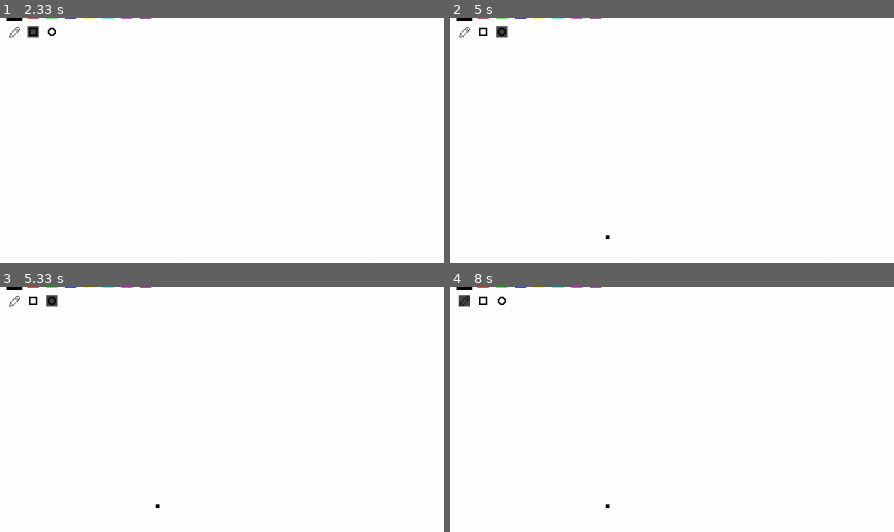
Above: before the commit, frames 1-4 (two rows, left to right).
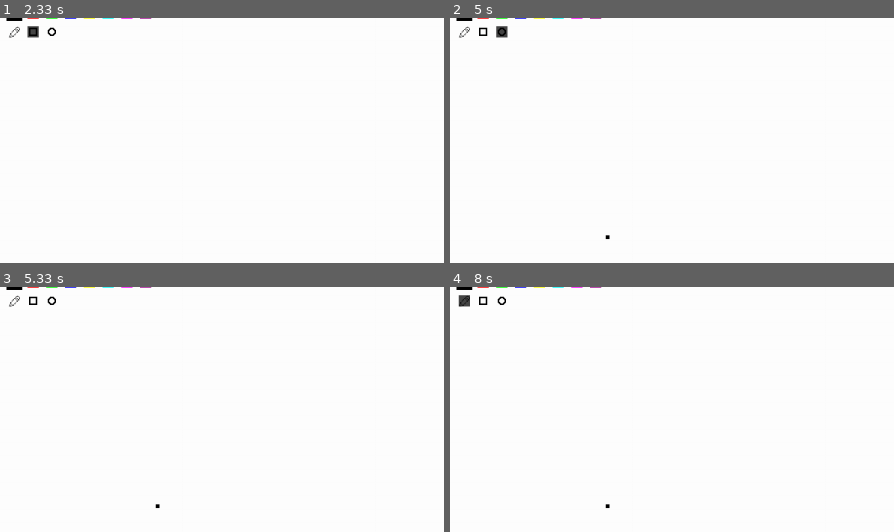
Above: after the commit, the same moments.

Repository: simplycode07/Paint-app-with-pygame
Game: pygame game, started from main.py
The game is run twice, just before and just after one commit, with the same random seed, the same clock (stepped at 60 frames per second) and the same inputs.
Inputs (mouse positions are % of the whole screen's width and height, from its top left):
- Up to frame 1 (2.33 s): click (49, 65) at 0.38 s; tap 2 at 0.67 s; click (outside the picture) at 1.05 s
- Up to frame 2 (5 s): tap 1 at 2.33 s; click (70, 55) at 2.72 s; click (81, 62) at 3.05 s; click (18, 48) at 3.38 s; click (72, 33) at 3.72 s; hold 3 4-4.3 s; click (21, 79) at 4.08 s
- Up to frame 3 (5.33 s): tap 4 at 5.17 s
- Up to frame 4 (8 s): tap 3 at 6.57 s; tap 1 at 7.8 s
The pictures show only the part of the screen within x 0-50%, y 4-54%; the shares and areas given below are measured in that part.

Frames 1-2 are identical in both runs. In frame 3, 0.1% of the frame differs, in the area x 10-14%, y 3-9%; in frame 4, nothing differs.

Commit message:
modified tools

Diff:
--- a/main.py
+++ b/main.py
@@ -20,7 +20,7 @@
 
 mouse_state = (0, 0, 0)
 
-tool_shortcuts = [pygame.K_1, pygame.K_2, pygame.K_3]
+tool_shortcuts = [pygame.K_1, pygame.K_2, pygame.K_3, pygame.K_4]
 
 while running:
     redraw_ui = False
--- a/src/canvas.py
+++ b/src/canvas.py
@@ -1,10 +1,8 @@
 import pygame
-from . import settings, colors
-from math import atan, sin, sqrt
+from . import colors
 from datetime import datetime
 
-drawing_area = pygame.Surface((settings.resolution[0], settings.resolution[1] - settings.ui_height))
-drawing_area.fill(colors["white"])
+from .tools import drawing_area, Pen, Rect, Circle
 
 def save_image():
     date = datetime.now().strftime('%Y-%m-%d %H-%M-%S')
@@ -66,142 +64,3 @@
             return self.tools[tool_id].image[1]
         else:
             return self.tools[tool_id].image[0]
-
-class Pen:
-    def __init__(self, color, size) -> None:
-        self.color = color
-        self.size = size
-        self.positions = []
-
-        self.image = [pygame.image.load("img/pen.png"), pygame.image.load("img/pen_selected.png")]
-
-    def add(self, pos, color=None):
-        if not color: color = self.color
-
-        self.positions.append((pos, color))
-
-    def refresh(self):
-        if len(self.positions) == 1:
-            # self.positions is list of tuple(list, tuple)
-            #                                [x, y], color
-            rect_x = self.positions[0][0][0] - self.size//2
-            rect_y = self.positions[0][0][1] - self.size//2
-
-            pygame.draw.rect(drawing_area, self.positions[0][1], pygame.Rect(rect_x, rect_y, self.size, self.size))
-
-        while len(self.positions) > 1:
-            dy = self.positions[0][0][1] - self.positions[1][0][1]
-            dx = self.positions[0][0][0] - self.positions[1][0][0]
-
-            if abs(dx) > self.size/2 or abs(dy) > self.size/2:
-                angle = atan(dy/dx) if dx else 0
-                # i wanted the size to vary between 1 and √2 from 0° to 45°
-                # i need a better method for this, lerp maybe?
-                adjusted_size = self.size * (1 + abs((sqrt(2)-1) * sin(2.0*angle)))
-
-                pygame.draw.line(drawing_area, self.positions[0][1], self.positions[0][0], self.positions[1][0], int(adjusted_size))
-
-            # this is to remove noise like texture in small lines
-            else:
-                rect_x = self.positions[0][0][0] - self.size//2
-                rect_y = self.positions[0][0][1] - self.size//2
-                pygame.draw.rect(drawing_area, self.positions[0][1], pygame.Rect(rect_x, rect_y, self.size, self.size))
-
-            self.positions.pop(0)
-        return drawing_area
-
-class Rect:
-    def __init__(self, color, size) -> None:
-        self.color = color
-        self.size = size
-
-        self.image = [pygame.image.load("img/rect.png"), pygame.image.load("img/rect_selected.png")]
-
-        self.positions = []
-
-        self.old_drawing_area = pygame.Surface(drawing_area.get_size())
-
-    # this will render the rect but without actually changing the drawing_area
-    def show(self, pos):
-        # first time rectangle is rendered
-        if len(self.positions) == 1 and self.positions[0] != pos:
-            # create copy of original drawing area
-            self.old_drawing_area.blit(drawing_area, (0, 0))
-            self.positions.append(pos)
-
-        # replace second position if it exists
-        elif len(self.positions) == 2:
-            # restore drawing_area from the copy we created
-            drawing_area.blit(self.old_drawing_area, (0, 0))
-            self.positions[1] = pos
-
-        # exit if there is only 1 element in self.positions
-        # or position has not changed
-        else: return
-
-        rect = pygame.Rect(*self.change_form(*self.positions))
-        pygame.draw.rect(drawing_area, self.color, rect, self.size)
-
-    def draw(self):
-        self.positions = []
-        self.old_drawing_area.blit(drawing_area, (0, 0))
-
-    def change_form(self, point1, point2):
-        # first_corner --> (a,b)
-        # second_corner --> (c,d)
-        # third_corner = (first_corner[0], second_corner[1]) -->(a,d)
-        # fourth_corner = (second_corner[0], first_corner[1]) -->(c,b)
-
-        # note: first and second corners are diagonally opposite and so are third and fourth corners
-        #did this because as from above the x value for all corners can either be a or c
-        left_x = min(point1[0], point2[0])
-
-        #similarly y values can either be b or d, so the left_top corner can be decided by taking least of a,b and c,d
-        top_y = min(point1[1], point2[1])
-
-        width = abs(point1[0] - point2[0])
-        height = abs(point1[1] - point2[1])
-
-        return (left_x, top_y, width, height)
-
-
-class Circle:
-    def __init__(self, color, size) -> None:
-        self.color = color
-        self.size = size
-
-        self.image = [pygame.image.load("img/circle.png"), pygame.image.load("img/circle_selected.png")]
-
-        self.positions = []
-
-        self.old_drawing_area = pygame.Surface(drawing_area.get_size())
-
-    def show(self, pos):
-        # first time rectangle is rendered
-        if len(self.positions) == 1 and self.positions[0] != pos:
-            # create copy of original drawing area
-            self.old_drawing_area.blit(drawing_area, (0, 0))
-            self.positions.append(pos)
-
-        # replace second position if it exists
-        elif len(self.positions) == 2:
-            # restore drawing_area from the copy we created
-            drawing_area.blit(self.old_drawing_area, (0, 0))
-            self.positions[1] = pos
-
-        # exit if there is only 1 element in self.positions
-        # or position has not changed
-        else: return
-
-        center, radius = self.change_form(*self.positions)
-        pygame.draw.circle(drawing_area, self.color, center, radius, self.size)
-
-    def draw(self):
-        self.positions = []
-        self.old_drawing_area.blit(drawing_area, (0, 0))
-
-    def change_form(self, point1, point2):
-        center = (((point1[0]+point2[0])//2), ((point1[1]+point2[1])//2))#mid point formula basic shit
-        radius = sqrt((center[0]-point1[0])**2 + (center[1]-point1[1])**2) # distance formula(pythagoras)
-
-        return center, radius
--- /dev/null
+++ b/src/tools.py
@@ -0,0 +1,145 @@
+import pygame
+from math import atan, sqrt, sin
+from . import settings, colors
+
+drawing_area = pygame.Surface((settings.resolution[0], settings.resolution[1] - settings.ui_height))
+drawing_area.fill(colors["white"])
+
+class Pen:
+    def __init__(self, color, size) -> None:
+        self.color = color
+        self.size = size
+        self.positions = []
+
+        self.image = [pygame.image.load("img/pen.png"), pygame.image.load("img/pen_selected.png")]
+
+    def add(self, pos, color=None):
+        if not color: color = self.color
+
+        self.positions.append((pos, color))
+
+    def refresh(self):
+        if len(self.positions) == 1:
+            # self.positions is list of tuple(list, tuple)
+            #                                [x, y], color
+            rect_x = self.positions[0][0][0] - self.size//2
+            rect_y = self.positions[0][0][1] - self.size//2
+
+            pygame.draw.rect(drawing_area, self.positions[0][1], pygame.Rect(rect_x, rect_y, self.size, self.size))
+
+        while len(self.positions) > 1:
+            dy = self.positions[0][0][1] - self.positions[1][0][1]
+            dx = self.positions[0][0][0] - self.positions[1][0][0]
+
+            if abs(dx) > self.size/2 or abs(dy) > self.size/2:
+                angle = atan(dy/dx) if dx else 0
+                # i wanted the size to vary between 1 and √2 from 0° to 45°
+                # i need a better method for this, lerp maybe?
+                adjusted_size = self.size * (1 + abs((sqrt(2)-1) * sin(2.0*angle)))
+
+                pygame.draw.line(drawing_area, self.positions[0][1], self.positions[0][0], self.positions[1][0], int(adjusted_size))
+
+            # this is to remove noise like texture in small lines
+            else:
+                rect_x = self.positions[0][0][0] - self.size//2
+                rect_y = self.positions[0][0][1] - self.size//2
+                pygame.draw.rect(drawing_area, self.positions[0][1], pygame.Rect(rect_x, rect_y, self.size, self.size))
+
+            self.positions.pop(0)
+        return drawing_area
+
+class Rect:
+    def __init__(self, color, size) -> None:
+        self.color = color
+        self.size = size
+
+        self.image = [pygame.image.load("img/rect.png"), pygame.image.load("img/rect_selected.png")]
+
+        self.positions = []
+
+        self.old_drawing_area = pygame.Surface(drawing_area.get_size())
+
+    # this will render the rect but without actually changing the drawing_area
+    def show(self, pos):
+        # first time rectangle is rendered
+        if len(self.positions) == 1 and self.positions[0] != pos:
+            # create copy of original drawing area
+            self.old_drawing_area.blit(drawing_area, (0, 0))
+            self.positions.append(pos)
+
+        # replace second position if it exists
+        elif len(self.positions) == 2:
+            # restore drawing_area from the copy we created
+            drawing_area.blit(self.old_drawing_area, (0, 0))
+            self.positions[1] = pos
+
+        # exit if there is only 1 element in self.positions
+        # or position has not changed
+        else: return
+
+        rect = pygame.Rect(*self.change_form(*self.positions))
+        pygame.draw.rect(drawing_area, self.color, rect, self.size)
+
+    def draw(self):
+        self.positions = []
+        self.old_drawing_area.blit(drawing_area, (0, 0))
+
+    def change_form(self, point1, point2):
+        # first_corner --> (a,b)
+        # second_corner --> (c,d)
+        # third_corner = (first_corner[0], second_corner[1]) -->(a,d)
+        # fourth_corner = (second_corner[0], first_corner[1]) -->(c,b)
+
+        # note: first and second corners are diagonally opposite and so are third and fourth corners
+        #did this because as from above the x value for all corners can either be a or c
+        left_x = min(point1[0], point2[0])
+
+        #similarly y values can either be b or d, so the left_top corner can be decided by taking least of a,b and c,d
+        top_y = min(point1[1], point2[1])
+
+        width = abs(point1[0] - point2[0])
+        height = abs(point1[1] - point2[1])
+
+        return (left_x, top_y, width, height)
+
+
+class Circle:
+    def __init__(self, color, size) -> None:
+        self.color = color
+        self.size = size
+
+        self.image = [pygame.image.load("img/circle.png"), pygame.image.load("img/circle_selected.png")]
+
+        self.positions = []
+
+        self.old_drawing_area = pygame.Surface(drawing_area.get_size())
+
+    def show(self, pos):
+        # first time rectangle is rendered
+        if len(self.positions) == 1 and self.positions[0] != pos:
+            # create copy of original drawing area
+            self.old_drawing_area.blit(drawing_area, (0, 0))
+            self.positions.append(pos)
+
+        # replace second position if it exists
+        elif len(self.positions) == 2:
+            # restore drawing_area from the copy we created
+            drawing_area.blit(self.old_drawing_area, (0, 0))
+            self.positions[1] = pos
+
+        # exit if there is only 1 element in self.positions
+        # or position has not changed
+        else: return
+
+        center, radius = self.change_form(*self.positions)
+        pygame.draw.circle(drawing_area, self.color, center, radius, self.size)
+
+    def draw(self):
+        self.positions = []
+        self.old_drawing_area.blit(drawing_area, (0, 0))
+
+    def change_form(self, point1, point2):
+        center = (((point1[0]+point2[0])//2), ((point1[1]+point2[1])//2))#mid point formula basic shit
+        radius = sqrt((center[0]-point1[0])**2 + (center[1]-point1[1])**2) # distance formula(pythagoras)
+
+        return center, radius
